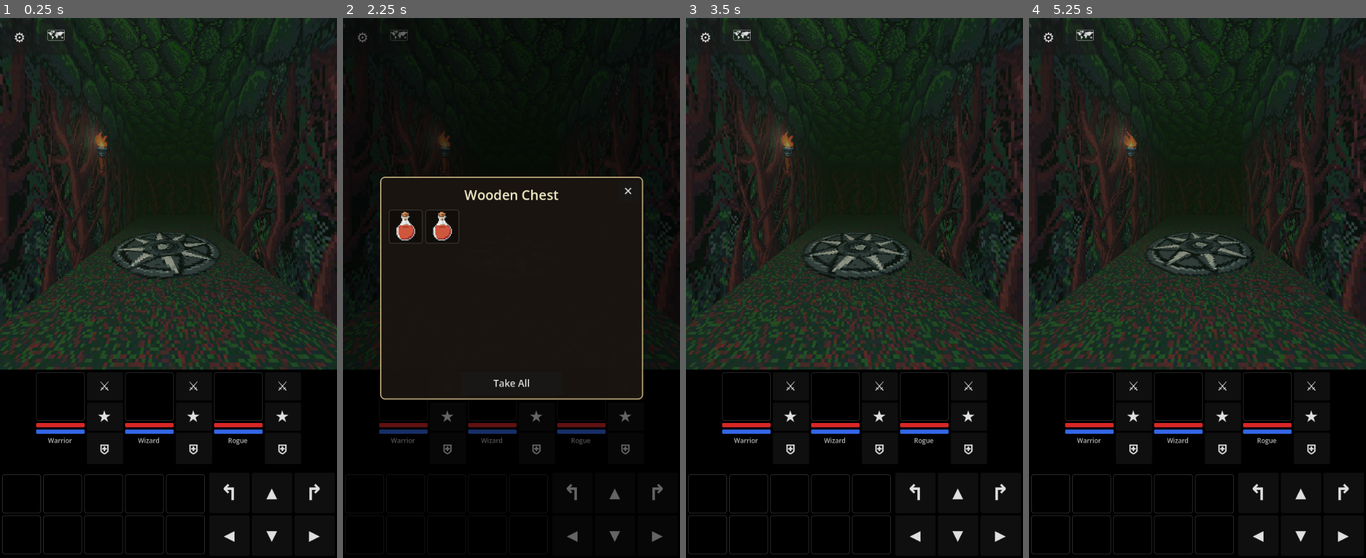
Above: before the commit, frames 1-4 (left to right).
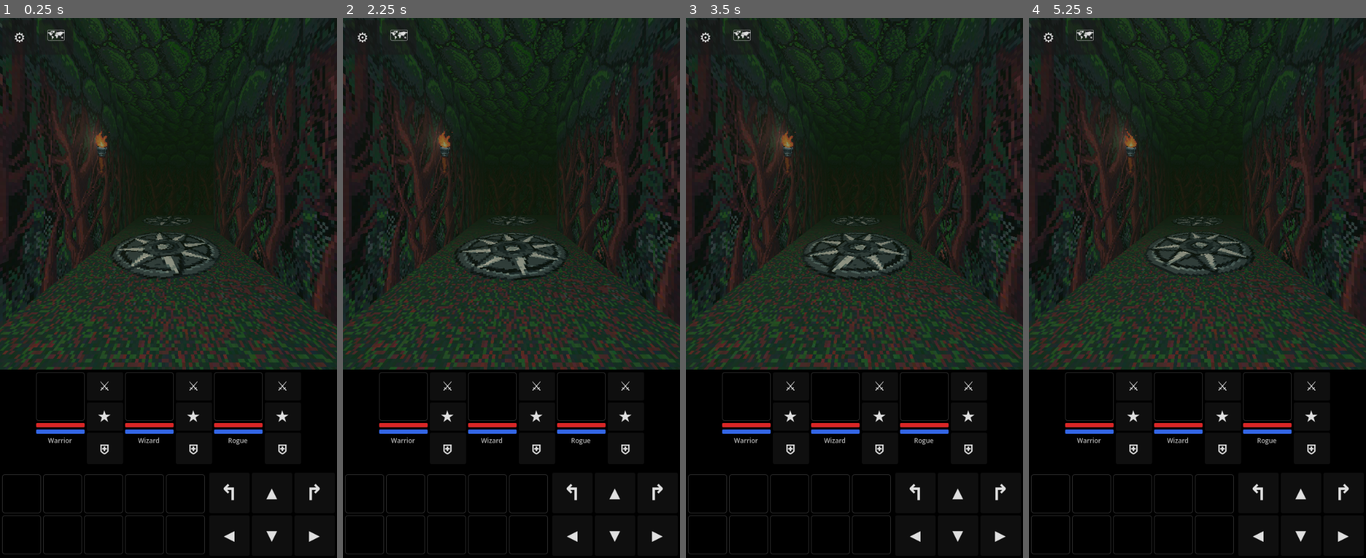
Above: after the commit, the same moments.

Repository: mael-nagot/beyond-the-last-lantern
Game: Godot game, scene res://scenes/game.tscn
The game is run twice, just before and just after one commit, with the same random seed, the same clock (stepped at 60 frames per second) and the same inputs.
Inputs (mouse positions are in pixels of both pictures, inside the frame that each line leads up to):
- Up to frame 1 (0.25 s): no input
- Up to frame 2 (2.25 s): click (363, 493) at 0.52 s; click (407, 493) at 1.27 s; tap Enter at 2 s; drag from (511, 196) to (545, 169) at 2.02 s
- Up to frame 3 (3.5 s): click (790, 493) at 2.77 s
- Up to frame 4 (5.25 s): click (1173, 493) at 3.52 s; click (1214, 493) at 4.27 s; click (1049, 536) at 5.02 s

The runs differ from the first frame. In frame 1, less than 0.1% of the frame differs, in the area x 42-57%, y 36-39%; in frame 2, 25%, in the area x 0-100%, y 0-97%; in frame 3, less than 0.1%; in frame 4, less than 0.1%.

Commit message:
Teleporters: docs + biome wiring + sprite asset (Phase C)
ROADMAP marks A/B/C complete and moves "D. polish" to future work.
scripts/README.md documents the partition pipeline, chain
reachability v3, downstream guards, vertical sprite renderer, and
the living-energy pulse + lean.

assets/biomes/forest.tres opts into partition mode
(island_count = 2/2, count = 0/0). assets/objects/teleporter/teleporter.tres
gains the new sprite reference plus tuned visual knobs
(world_height = 5.4 for a tall portal, glow_multiplier = 1.1,
pulse_amount = 0.25 — a calm breath rather than a strobe,
pulse_speed = 4.1, lean_toward_player = 1.5, cyan light_color).
assets/objects/lever/lever_forest.tres tweaks lever lean
(1.0 → 1.5) alongside the teleporter polish.

New asset: assets/textures/objects/teleporter/teleporter.png —
single rune-circle sprite (the pulse driver handles animation, no
SpriteFrames needed). assets/textures/objects/README.md updated
to mention non-stateful sprites and free aspect ratios (the
renderer derives pixel_size from texture height, so wider-than-tall
art renders correctly).

Co-Authored-By: Claude Opus 4.7 <noreply@anthropic.com>

Diff:
--- a/assets/biomes/forest.tres
+++ b/assets/biomes/forest.tres
@@ -128,8 +128,10 @@
 [sub_resource type="Resource" id="Resource_lrnxp"]
 script = ExtResource("25_48wqn")
 data = ExtResource("25_lrnxp")
-count_min = 2
-count_max = 2
+island_count_min = 2
+island_count_max = 2
+count_min = 0
+count_max = 0
 metadata/_custom_type_script = "uid://c141nsmnc7en"
 
 [sub_resource type="Resource" id="Resource_1qwx2"]
--- a/assets/objects/lever/lever_forest.tres
+++ b/assets/objects/lever/lever_forest.tres
@@ -13,6 +13,6 @@
 closed_sprite = ExtResource("1_r2eg6")
 opened_sprite = ExtResource("3_g464i")
 world_height = 2.5
-lean_toward_player = 1.0
+lean_toward_player = 1.5
 interact_sound = ExtResource("2_f1ufu")
 metadata/_custom_type_script = "uid://br4c1mxr8q1a"
--- a/assets/objects/teleporter/teleporter.tres
+++ b/assets/objects/teleporter/teleporter.tres
@@ -2,12 +2,19 @@
 
 [ext_resource type="Script" uid="uid://bqbod3hu8aqcg" path="res://scripts/TeleporterData.gd" id="1_41xkn"]
 [ext_resource type="AudioStream" uid="uid://kcf60fg4rmg1" path="res://assets/sounds/objects/teleport/teleport.ogg" id="2_d4dp1"]
+[ext_resource type="Texture2D" uid="uid://deli4dh7i5d50" path="res://assets/textures/objects/teleporter/teleporter.png" id="2_ryj8h"]
 
 [resource]
 script = ExtResource("1_41xkn")
 name_key = "object.teleporter.name"
 description_key = "object.teleporter.description"
-light_color = Color(1, 0.85430586, 0.6651851, 1)
+sprite = ExtResource("2_ryj8h")
+world_height = 5.4
+glow_multiplier = 1.1
+pulse_amount = 0.25
+pulse_speed = 4.1
+lean_toward_player = 1.5
+light_color = Color(0.60067844, 0.9551669, 0.9398262, 1)
 light_energy = 2.0
 light_range = 4.0
 warp_sound = ExtResource("2_d4dp1")
Binary file added: assets/textures/objects/teleporter/teleporter.png
Not shown, added: assets/textures/objects/teleporter/teleporter.png.import
Not shown, changed: assets/textures/objects/README.md
Not shown, changed: docs/ROADMAP.md
Not shown, changed: scripts/README.md
